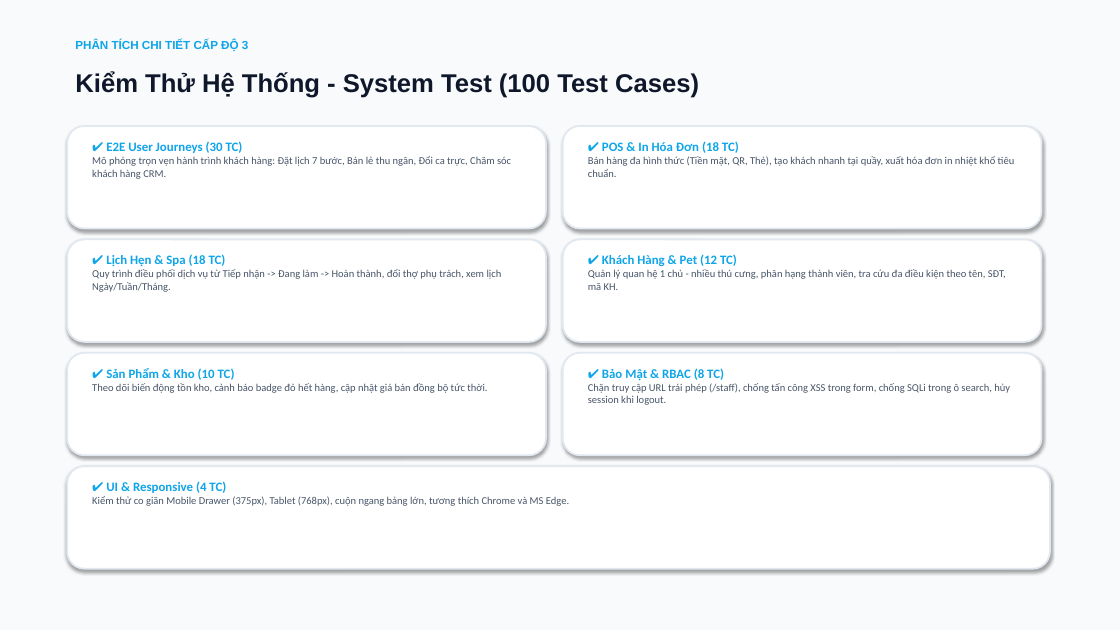
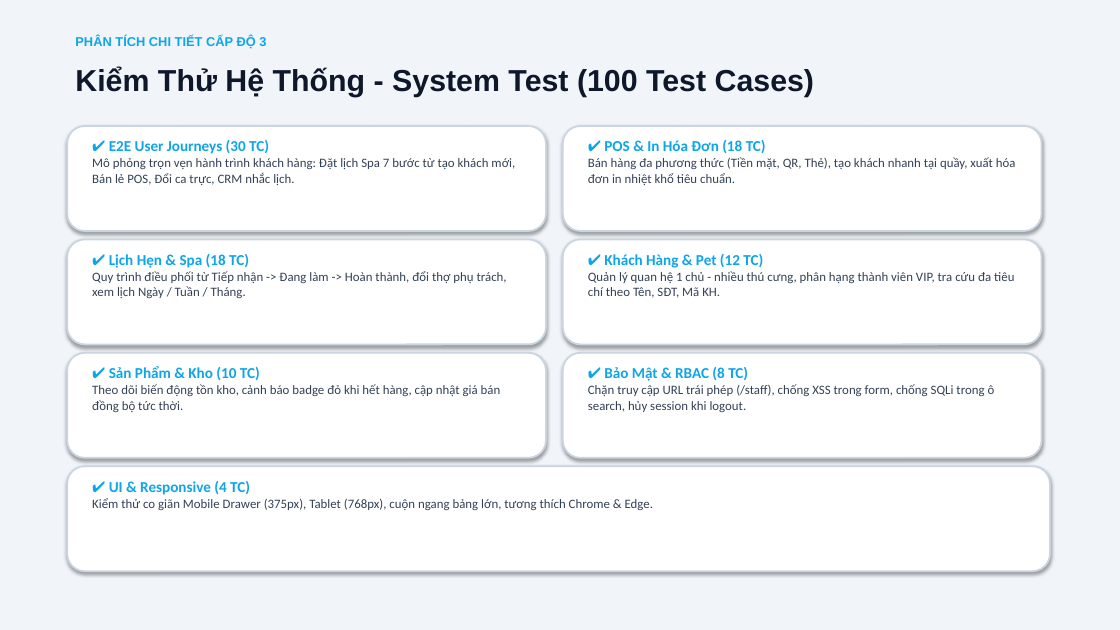
Before and after one commit to xuanmanh398/KiemThuPhanMem, a slide deck: slide 7 of BaoCao/Slide_BaoCao_DeTai4_Nhom9.pptx. Drawn at 1120x630 pixels with LibreOffice and Linux fonts; fonts in the diff are those of the drawing. Boxes give left, top, right and bottom in pixels: in the first picture for what was removed or moved away, otherwise in the second. Text is boxed around its words. In the diff, an @@ line names an element or a change of style, - is before the commit and + after.

Commit message:
fix(slides): optimize font sizes and card layouts for balanced presentation

```diff
--- a/BaoCao/Slide_BaoCao_DeTai4_Nhom9.pptx
+++ b/BaoCao/Slide_BaoCao_DeTai4_Nhom9.pptx
@@ rectangle at [0,0,1120,630]: fill #F8FAFC to #F1F5F9; outline #F8FAFC 0.75 pt to none @@
@@ text "PHÂN TÍCH CHI TIẾT CẤP ..." at [75,36,266,48]: size 10 to 11 pt @@
@@ text "Kiểm Thử Hệ Thống - ..." at [75,67,814,97]: size 22 to 26 pt @@
@@ text at [109,140,269,154]: size 11 to 13 pt in "✔ E2E User Journeys (30 TC)" @@
@@ outline #E2E8F0 1.5 pt to #CBD5E1 1.5 pt in 7 elements at [67,466,1050,571], [67,126,546,231], [67,239,546,344], [563,239,1042,344], [67,353,546,458], [563,353,1042,458], [563,126,1042,231] @@
@@ text at [604,140,766,153]: size 11 to 13 pt in "✔ POS & In Hóa Đơn (18 ..." @@
@@ text at [92,158,515,185]: text changed; size 9 to 11 pt; text colour #475569 to #334155 @@
-Mô phỏng trọn vẹn hành trình khách hàng: Đặt lịch 7 bước, Bán lẻ thu ngân, Đổi ca trực, Chăm sóc khách hàng CRM.
+Mô phỏng trọn vẹn hành trình khách hàng: Đặt lịch Spa 7 bước từ tạo khách mới, Bán lẻ POS, Đổi ca trực, CRM nhắc lịch.
@@ text at [588,157,1016,185]: text changed; size 9 to 11 pt; text colour #475569 to #334155 @@
-Bán hàng đa hình thức (Tiền mặt, QR, Thẻ), tạo khách nhanh tại quầy, xuất hóa đơn in nhiệt khổ tiêu chuẩn.
+Bán hàng đa phương thức (Tiền mặt, QR, Thẻ), tạo khách nhanh tại quầy, xuất hóa đơn in nhiệt khổ tiêu chuẩn.
@@ text at [109,254,249,268]: size 11 to 13 pt in "✔ Lịch Hẹn & Spa (18 TC)" @@
@@ text at [604,254,763,268]: size 11 to 13 pt in "✔ Khách Hàng & Pet (12 TC)" @@
@@ text at [92,271,507,298]: text changed; size 9 to 11 pt; text colour #475569 to #334155 @@
-Quy trình điều phối dịch vụ từ Tiếp nhận -> Đang làm -> Hoàn thành, đổi thợ phụ trách, xem lịch Ngày/Tuần/Tháng.
+Quy trình điều phối từ Tiếp nhận -> Đang làm -> Hoàn thành, đổi thợ phụ trách, xem lịch Ngày / Tuần / Tháng.
@@ text at [588,271,1014,298]: text changed; size 9 to 11 pt; text colour #475569 to #334155 @@
-Quản lý quan hệ 1 chủ - nhiều thú cưng, phân hạng thành viên, tra cứu đa điều kiện theo tên, SĐT, mã KH.
+Quản lý quan hệ 1 chủ - nhiều thú cưng, phân hạng thành viên VIP, tra cứu đa tiêu chí theo Tên, SĐT, Mã KH.
@@ text at [92,384,501,412]: text changed; size 9 to 11 pt; text colour #475569 to #334155 @@
-Theo dõi biến động tồn kho, cảnh báo badge đỏ hết hàng, cập nhật giá bán đồng bộ tức thời.
+Theo dõi biến động tồn kho, cảnh báo badge đỏ khi hết hàng, cập nhật giá bán đồng bộ tức thời.
@@ text at [109,366,260,380]: size 11 to 13 pt in "✔ Sản Phẩm & Kho (10 TC)" @@
@@ text at [588,384,995,412]: text changed; size 9 to 11 pt; text colour #475569 to #334155 @@
-Chặn truy cập URL trái phép (/staff), chống tấn công XSS trong form, chống SQLi trong ô search, hủy session khi logout.
+Chặn truy cập URL trái phép (/staff), chống XSS trong form, chống SQLi trong ô search, hủy session khi logout.
@@ text at [604,367,748,381]: size 11 to 13 pt in "✔ Bảo Mật & RBAC (8 TC)" @@
@@ text at [92,498,653,510]: text changed; size 9 to 11 pt; text colour #475569 to #334155 @@
-Kiểm thử co giãn Mobile Drawer (375px), Tablet (768px), cuộn ngang bảng lớn, tương thích Chrome và MS Edge.
+Kiểm thử co giãn Mobile Drawer (375px), Tablet (768px), cuộn ngang bảng lớn, tương thích Chrome & Edge.
@@ text at [109,481,250,495]: size 11 to 13 pt in "✔ UI & Responsive (4 TC)" @@
```
Also in this commit, not shown: 11 other slides changed.
